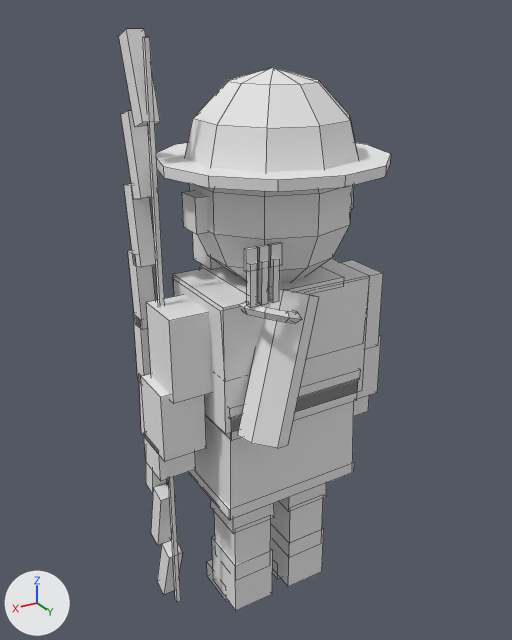
What one commit did to the Blender file art_source/blender/units/blend/britons/longbowman_a3.blend.
The view is the same before and after, from a 50 mm lens placed at (1.097, 1.738, 1.951), pointed at (0.02, -0.058, 1.053). Lighting does not change. The marker at lower left points along +X, +Y and +Z. The first picture is the older version. Mesh edges are drawn as thin lines.

Script lines for the objects in view, before the commit:
```python
me_body = bpy.data.meshes.new('Body')
me_body.from_pydata(...)  # 561 vertices, 455 faces; spans x -0.41..0.41, y -0.34..0.34, z 0.0..1.92
me_body.materials.append(mat_pe_unitpalette)  # its picture is missing
ob_body = bpy.data.objects.new('Body', me_body)
ob_body.location = (0.0, 0.0, 0.0)
```
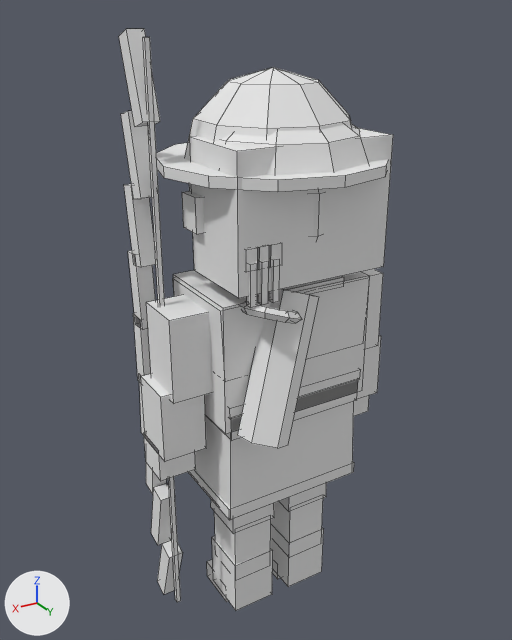
The newer file is also rescaled (x1.02) as a whole; pictures and numbers use the older file's frame.

The edits, one by one:
me_body is used by ob_body; location (0.0, 0.0, 0.0).
me_body had 561 vertices, 455 faces and spanned x -0.41..0.41, y -0.34..0.34, z 0.0..1.92.
me_body now has 600 vertices, 492 faces and spans x -0.41..0.41, y -0.34..0.34, z 0.0..1.92.
me_body part 1: a new loose piece, a box spanning x -0.24..0.24, y -0.03..0.23, z 1.27..1.65, in mat_pe_unitpalette (its picture is missing).
me_body part 2: the loose piece of 31 vertices spanning x -0.25..0.25, y -0.26..0.26, z 1.56..1.82 is copied, and the copy is scaled about its middle by (1, 0.962, 0.654), then moved by (0.0, 0.05, -0.03); it spans x -0.25..0.25, y -0.2..0.3, z 1.57..1.74.
Part 3, on me_body:
6 vertices are removed from x 0.16..0.22, y 0.23, z 1.34..1.4.
15 faces are deleted.
6 vertices move within x 0.15..0.22, y 0.23, z 1.34..1.4.
6 vertices are added at (0.15, 0.22, 1.34), (0.15, 0.22, 1.4), (0.19, 0.22, 1.34), (0.19, 0.22, 1.4), (0.22, 0.22, 1.34), (0.22, 0.22, 1.4).
15 new faces join them.
Other edits to the shape of me_body do not show in these pictures.

Where the change shows, as pixel boxes (x1, y1, x2, y2) in the pictures (512 x 640 px; the box of a moved part takes in the faces that stretch with it):
'Body', reshaped
    before: (119, 29, 391, 610)
    after: (119, 29, 393, 610)
part 1 of me_body, added
    after: (190, 128, 393, 298)
part 2 of me_body, added
    after: (219, 124, 368, 175)
part 3 of me_body, moved or reshaped
    before: (244, 243, 282, 272)
    after: (245, 243, 282, 272)
